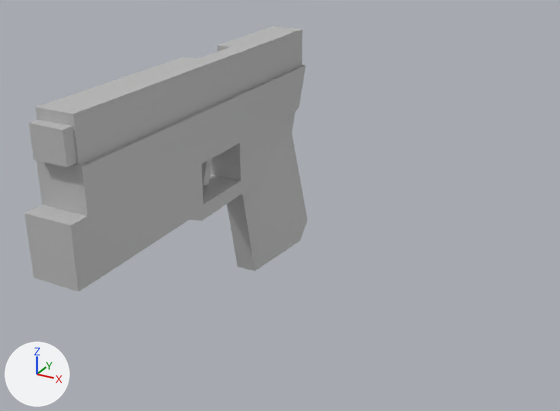
What one commit did to the FBX model Maya Project Files/Weapons/Exports/Pistol_Main_Whitebox_Low.fbx.
One viewpoint serves both versions: a camera (50 mm lens) standing at (0.251, -0.478, 0.263) and looking at (0.047, -0.106, 0.077). Every picture has the same lights, and +X, +Y and +Z are marked at lower left. Where no turn or scale is listed for an object, it has been applied to the vertices.

Script lines for the objects in view, before the commit:
```python
me_mesh = bpy.data.meshes.new('Mesh')
me_mesh.from_pydata(...)  # 142 vertices, 104 faces; spans x -0.013..0.015, y -0.198..0.045, z -0.049..0.108
me_mesh.materials.append(mat_lambert2)  # grey #bcbcbc
ob_pistol_main_geo = bpy.data.objects.new('Pistol_Main_Geo', me_mesh)
ob_pistol_main_geo.location = (-0.0009, -0.0454, 0.0544)
```
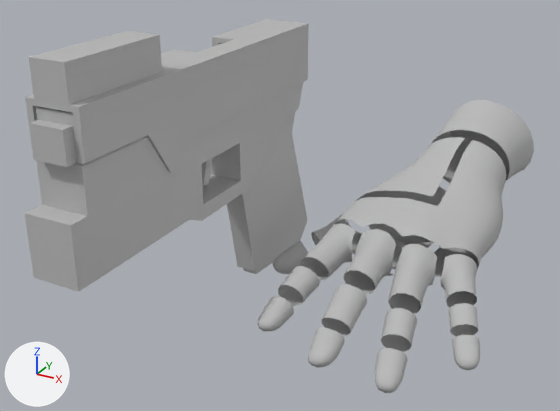
The newer file is also turned or shifted as a whole; pictures and numbers use the older file's frame.

The change in detail:
Material 'Left_Hand' (mat_left_hand) is new.
Its base color is (0.5, 0.5, 0.5) (grey #bcbcbc).
Its roughness is 0.859.
Mesh me_mesh_1 is new.
It has 1684 vertices, 1427 faces and spans x 0.019..0.181, y -0.132..0.132, z -0.049..0.049.
It uses material mat_left_hand (grey #bcbcbc).
Mesh me_mesh_002 is new.
It has 12 vertices, 8 faces and spans x -0.0082..0.01, y -0.0308..0.0429, z -0.0545..0.0244.
It uses material mat_lambert2 (grey #bcbcbc).
Mesh me_mesh_001 is new.
It has 79 vertices, 61 faces and spans x -0.016..0.016, y -0.111..0.111, z -0.036..0.036.
It uses material mat_lambert2 (grey #bcbcbc).
Object 'L_Hand_Geo' (ob_l_hand_geo) is new; it shows me_mesh_1.
Its location is (-0.0009, -0.0454, 0.0544).
Object 'Pistol_Magazine_Geo' (ob_pistol_magazine_geo) is new; it shows me_mesh_002.
Its location is (-0.0009, -0.0454, 0.0544).
Object 'Pistol_Slider_Geo' (ob_pistol_slider_geo) is new; it shows me_mesh_001.
Its location is (0.0, -0.1214, 0.15).

Location of each change, [x1, y1, x2, y2] in pixels of the pictures (560 x 411 px):
'L_Hand_Geo', added: after [257, 100, 534, 393]
'Pistol_Slider_Geo', added: after [25, 19, 309, 172]
'Pistol_Magazine_Geo', added: after [243, 255, 279, 274]
